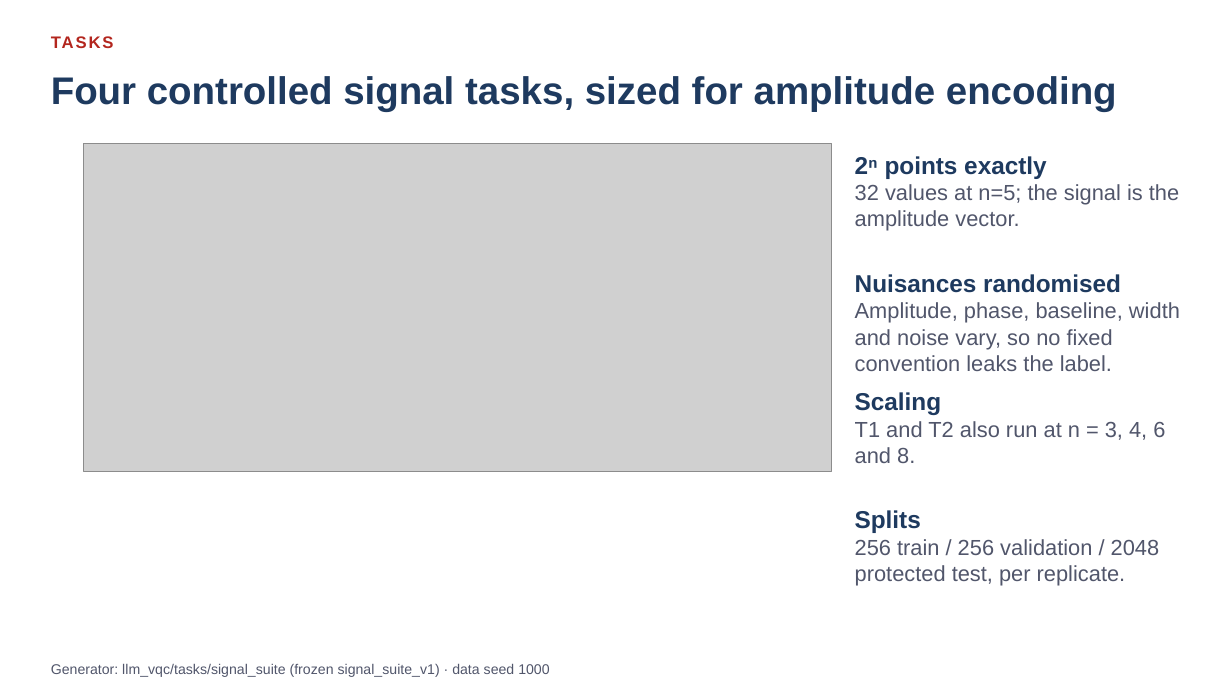
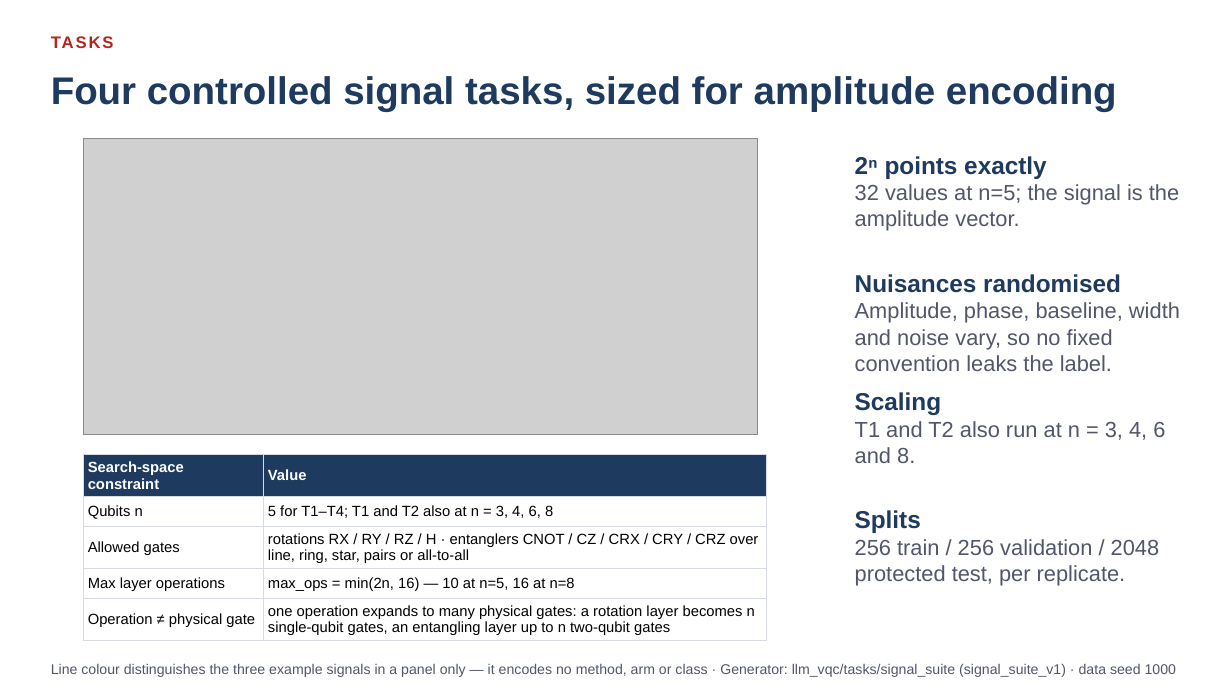
Before and after one commit to dorakingx/llm-vqc, a slide deck: slide 4 of docs/presentation/bench_v2_weekly_revised/20260731_GSoC_revised.pptx. Drawn at 1232x693 pixels with LibreOffice and Linux fonts; fonts in the diff are those of the drawing; grey boxes stand for pictures. Boxes give left, top, right and bottom in pixels: in the first picture for what was removed or moved away, otherwise in the second. Text is boxed around its words. In the diff, an @@ line names an element or a change of style, - is before the commit and + after.

```diff
--- a/docs/presentation/bench_v2_weekly_revised/20260731_GSoC_revised.pptx
+++ b/docs/presentation/bench_v2_weekly_revised/20260731_GSoC_revised.pptx
@@ picture: place and size @@
-picture at <box>83,143,832,471</box>
+picture at <box>83,139,758,434</box>
@@ table added at <box>83,455,767,639</box>, 5 rows, 2 columns @@
+Search-space constraint | Value
+Qubits n | 5 for T1–T4; T1 and T2 also at n = 3, 4, 6, 8
+Allowed gates | rotations RX / RY / RZ / H · entanglers CNOT / CZ / CRX / CRY / CRZ over line, ring, star, pairs or all-to-all
+Max layer operations | max_ops = min(2n, 16) — 10 at n=5, 16 at n=8
+Operation ≠ physical gate | one operation expands to many physical gates: a rotation layer becomes n single-qubit gates, an entangling layer up to n two-qubit gates
@@ text at <box>51,664,1176,677</box>: text changed @@
-Generator: llm_vqc/tasks/signal_suite (frozen signal_suite_v1) · data seed 1000
+Line colour distinguishes the three example signals in a panel only — it encodes no method, arm or class · Generator: llm_vqc/tasks/signal_suite (signal_suite_v1) · data seed 1000
```
Also in this commit, not shown: 12 other slides changed, 46 other files.
